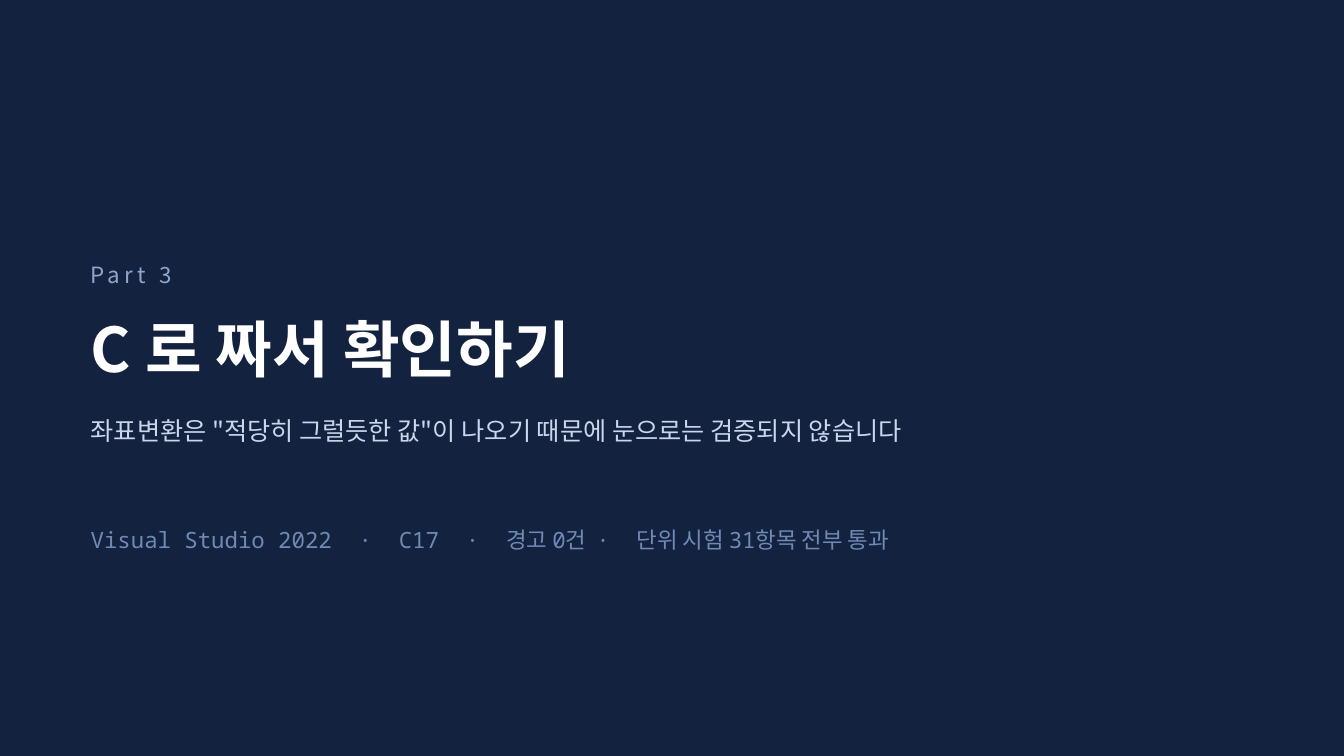
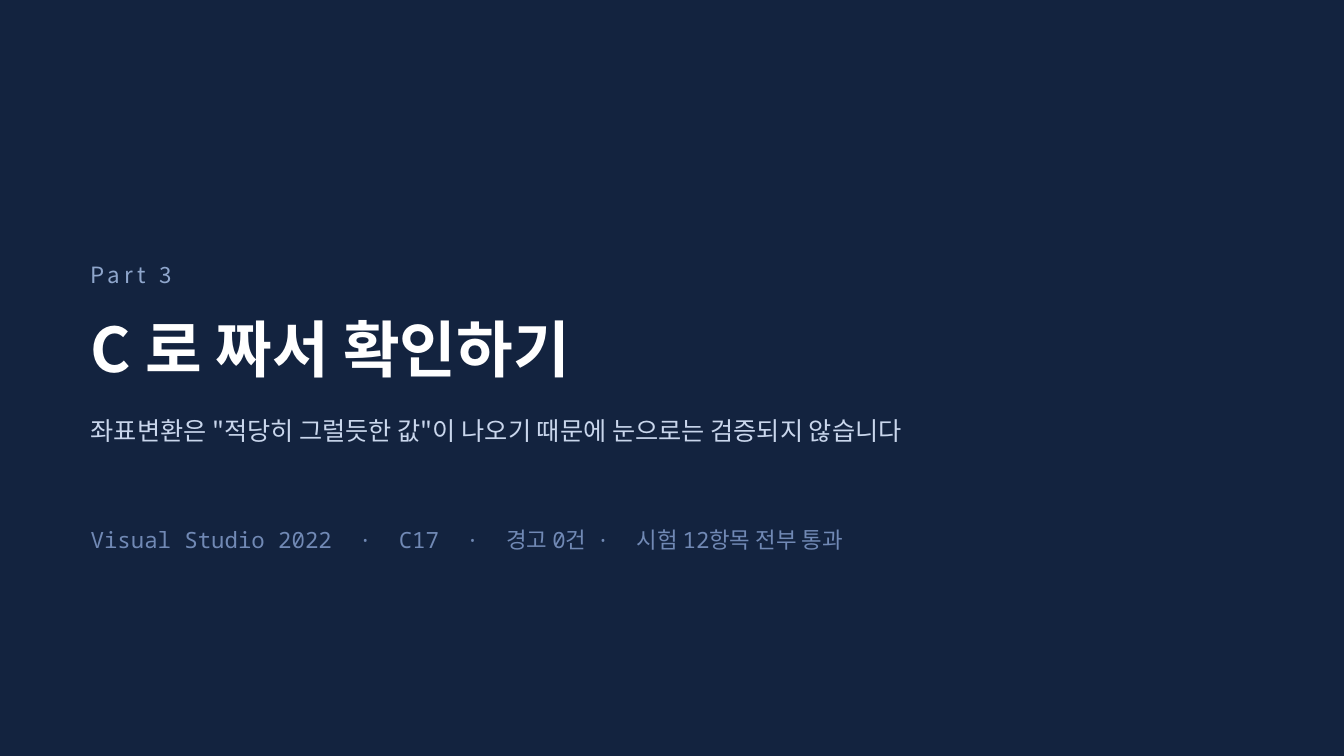
Before and after one commit to harley-hwan/IpcProc, a slide deck: slide 29 of Part2_CoordFrames/ref/산출물/Chapter2_coordinate_systems.pptx. Drawn at 1344x756 pixels with LibreOffice and Linux fonts; fonts in the diff are those of the drawing. Boxes give left, top, right and bottom in pixels: in the first picture for what was removed or moved away, otherwise in the second. Text is boxed around its words. In the diff, an @@ line names an element or a change of style, - is before the commit and + after.

```diff
--- a/Part2_CoordFrames/ref/산출물/Chapter2_coordinate_systems.pptx
+++ b/Part2_CoordFrames/ref/산출물/Chapter2_coordinate_systems.pptx
@@ text at [91,529,843,550]: text changed @@
-Visual Studio 2022 · C17 · 경고 0건 · 단위 시험 31항목 전부 통과
+Visual Studio 2022 · C17 · 경고 0건 · 시험 12항목 전부 통과
```
Also in this commit, not shown: 6 other slides changed, 1 slide added, 9 other files.
